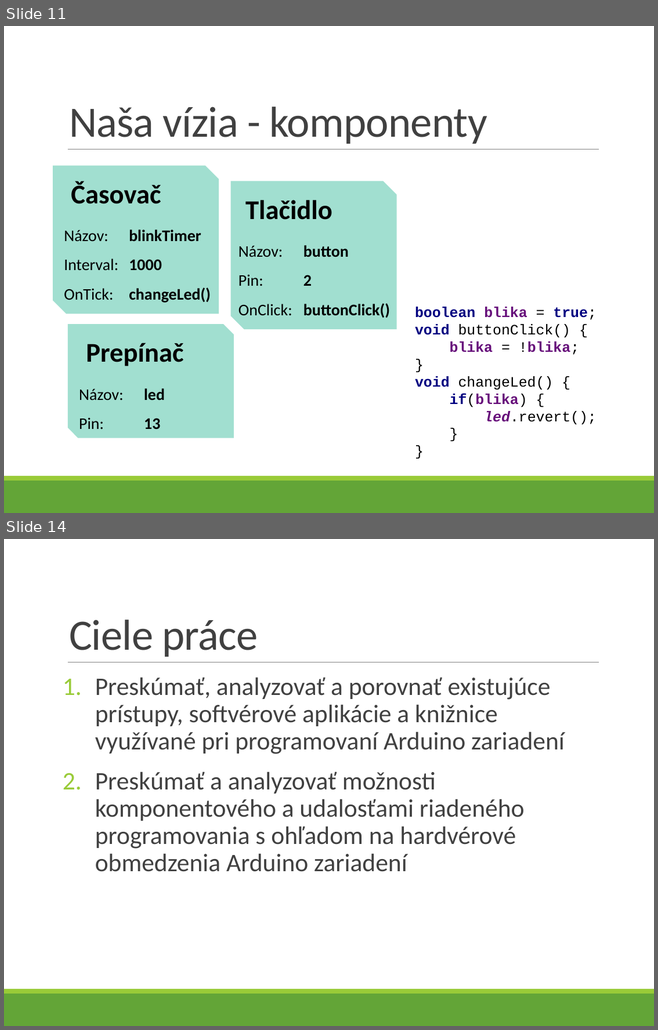
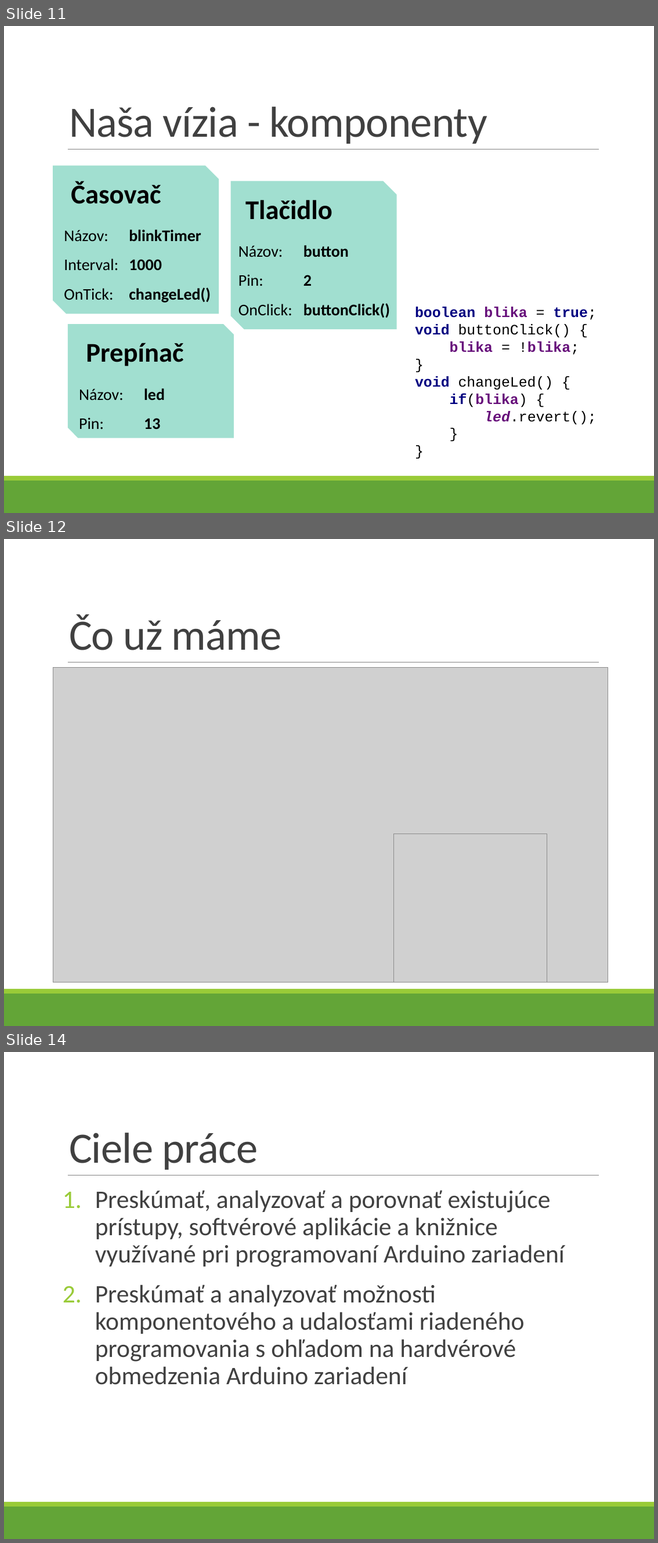
Before and after one commit to ppatrik/DiplomovaPraca, a slide deck: Prezentacie/prezentacia.pptx. Shown one above the other, each under a label of ours: slides 11 and 14 before the commit, slides 11, 12 and 14 after it; the slides between them are not shown. The pictures are 658x1030 and 658x1543 pixels, drawn with LibreOffice and Linux fonts; fonts in the diff are those of the drawing; grey boxes stand for pictures. Boxes give left, top, right and bottom in pixels: in the first picture for what was removed or moved away, otherwise in the second. Text is boxed around its words. In the diff, an @@ line names an element or a change of style, - is before the commit and + after.

```diff
--- a/Prezentacie/prezentacia.pptx
+++ b/Prezentacie/prezentacia.pptx
@@ slide 12 added at (4, 539, 654, 1026), background #FFFFFF; not listed: 3 template elements that a slide beside it also shows @@
@@ title added at (69, 614, 282, 650), 48 pt, text #404040 @@
+Čo už máme
@@ picture added at (53, 668, 608, 983) @@
@@ picture added at (394, 834, 547, 983) @@
```
Also in this commit, not shown: 1 slide changed, 1 slide removed, 1 other file.
